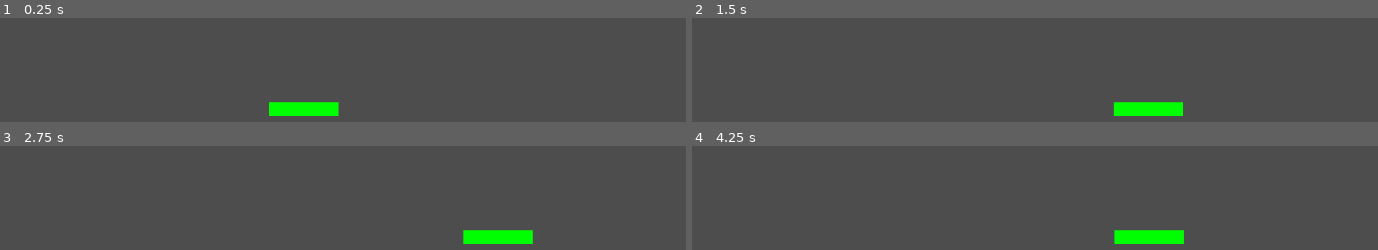
Above: before the commit, frames 1-4 (two rows, left to right).
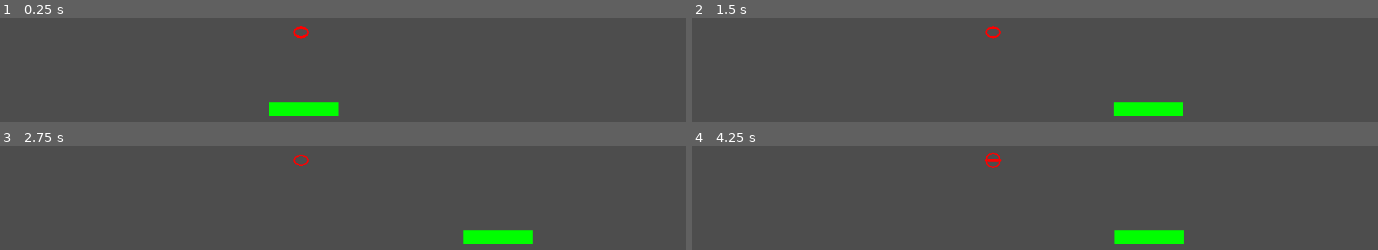
Above: after the commit, the same moments.

Repository: varugasu/pong
Game: Godot game, scene res://scenes/game.tscn
Same seed, same stepped clock (60 frames per second), same inputs: the game is played once before the commit and once after it.
Inputs:
- Up to frame 1 (0.25 s): no input
- Up to frame 2 (1.5 s): tap Enter at 0.5 s; hold D (move_right) 0.53-1.28 s; hold A (move_left) from 1.28 s (still down)
- Up to frame 3 (2.75 s): release A (move_left) at 2.03 s; hold D (move_right) from 2.03 s (still down)
- Up to frame 4 (4.25 s): release D (move_right) at 3.53 s; hold A (move_left) from 3.53 s (still down)

The runs differ from the first frame. In frame 1, 0.1% of the frame differs, in the area x 42-46%, y 7-21%; in frame 2, 0.1%; in frame 3, 0.1%; in frame 4, 0.2%, in the area x 42-46%, y 5-22%.

Commit message:
feat: ball rotation

Diff:
--- /dev/null
+++ b/scenes/ball.tscn
@@ -0,0 +1,7 @@
+[gd_scene load_steps=2 format=3 uid="uid://dhabs3fxf4gxp"]
+
+[ext_resource type="Script" uid="uid://bmy1ta7ccyleu" path="res://scripts/ball.gd" id="1_7s4qf"]
+
+[node name="Node2D" type="Node2D"]
+script = ExtResource("1_7s4qf")
+circle_segments = 3
--- a/scenes/game.tscn
+++ b/scenes/game.tscn
@@ -1,8 +1,13 @@
-[gd_scene load_steps=2 format=3 uid="uid://dtchwqlmtjm83"]
+[gd_scene load_steps=3 format=3 uid="uid://dtchwqlmtjm83"]
 
 [ext_resource type="PackedScene" uid="uid://b0nv0qmpemoof" path="res://scenes/player.tscn" id="1_uwrxv"]
+[ext_resource type="PackedScene" uid="uid://dhabs3fxf4gxp" path="res://scenes/ball.tscn" id="2_yqjtg"]
 
 [node name="Node2D" type="Node2D"]
 
 [node name="Player" parent="." instance=ExtResource("1_uwrxv")]
 position = Vector2(551, 507)
+
+[node name="Node2D" parent="." instance=ExtResource("2_yqjtg")]
+position = Vector2(597, 406)
+circle_segments = 12
--- /dev/null
+++ b/scripts/ball.gd
@@ -0,0 +1,37 @@
+@tool
+extends Node2D
+
+@export var radius = 10.0
+@export var color = Color.RED
+@export var rotation_multiplier = 0.01
+@export var circle_segments = 48
+@export var line_thickness = 2.0
+
+var rotation_angle = 0.0
+var velocity = Vector2.ZERO
+
+func _draw() -> void:
+	var arc_points1: Array[Vector2] = []
+	var arc_points2: Array[Vector2] = []
+	for i in circle_segments + 1:
+		var theta = (i / float(circle_segments)) * TAU
+		var x_3d = radius * cos(theta)
+		var y_3d = radius * sin(theta)
+
+
+		arc_points1.append(Vector2(x_3d, y_3d * cos(rotation_angle)))
+		arc_points2.append(Vector2(x_3d, y_3d * cos(rotation_angle + PI / 2)))
+
+	draw_polyline(arc_points1, color, line_thickness)
+	draw_polyline(arc_points2, color, line_thickness)
+
+
+# Called every frame. 'delta' is the elapsed time since the previous frame.
+func _process(delta: float) -> void:
+	if Engine.is_editor_hint():
+		return
+
+	rotation_angle += 1000 * rotation_multiplier * delta
+	rotation_angle = fmod(rotation_angle, TAU)
+
+	queue_redraw()
Not shown, added: scripts/ball.gd.uid
